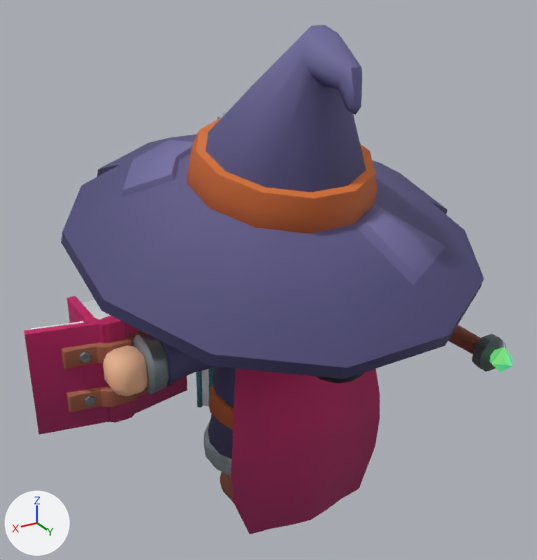
Two versions of the glTF model assets/kaykit/characters/Mage.glb, one commit apart.
Camera for both pictures: a 50 mm lens placed at (1.93, 3.14, 2.97), pointed at (0.0, -0.07, 1.37). Arrows for +X, +Y and +Z are at lower left; the lights stay in place. The older version comes first. Where no turn or scale is listed for an object, it has been applied to the vertices. Vertices at exactly the same position are counted once.

The first picture shows '2H_Staff', 'Mage_ArmLeft', 'Mage_Body', 'Mage_Cape', 'Mage_Hat', 'Spellbook', 'Spellbook_open' and 2 more.
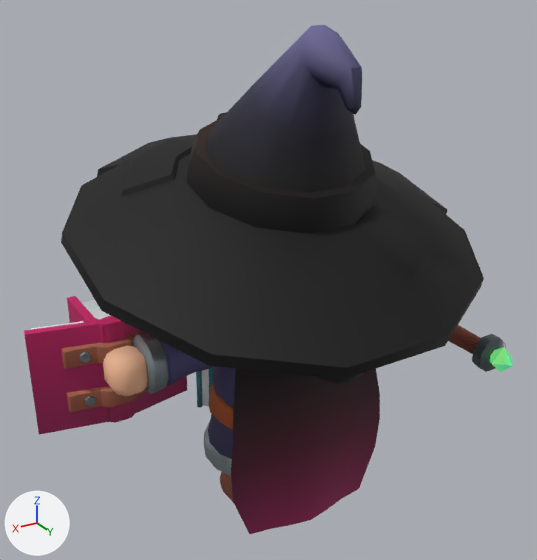
Changed parts and their boxes [x1, y1, x2, y2] in the pictures (537 x 560 px):
```json
{"object": "Mage_Hat", "change": "recoloured", "before": [61, 35, 484, 379], "after": [61, 35, 484, 379], "on screen": "blue to black"}
{"object": "Mage_Cape", "change": "recoloured", "before": [231, 368, 380, 527], "after": [231, 368, 380, 527], "on screen": "darker"}
```

Edits to the scene script, one JSON object a line:
```json
{"op": "add", "block": "mat_mage_texture_001", "code": ["mat_mage_texture_001 = bpy.data.materials.new('mage_texture.001')", "# uses the picture img_mage_texture", "# uses the picture img_mage_texture_glow", "# uses the picture img_mage_texture_mr"]}
{"block": "me_plane_030", "where": "me_plane_030.from_pydata(...)  # 56 vertices, 84 faces; spans x -0.485..0.485, y 0.044..0.386, z 0.055..1.236"}
{"op": "remove", "block": "me_plane_030", "code": "me_plane_030.materials.append(mat_mage_texture)"}
{"op": "add", "block": "me_plane_030", "code": "me_plane_030.materials.append(mat_mage_texture_001)"}
{"block": "me_cube_156", "where": "me_cube_156.from_pydata(...)  # 204 vertices, 396 faces; spans x -1.05..1.05, y -1.02..1.02, z 1.38..2.72"}
{"block": "me_cube_156", "where": "# used by ob_mage_hat; location = (0.0, 0.0, 0.0)"}
{"op": "remove", "block": "me_cube_156", "code": "me_cube_156.materials.append(mat_mage_texture)"}
{"block": "me_cube_156", "change": "me_cube_156 part 1: vertex colours changed"}
{"op": "add", "block": "me_cube_156", "code": "me_cube_156.materials.append(mat_mage_texture_001)"}
```
